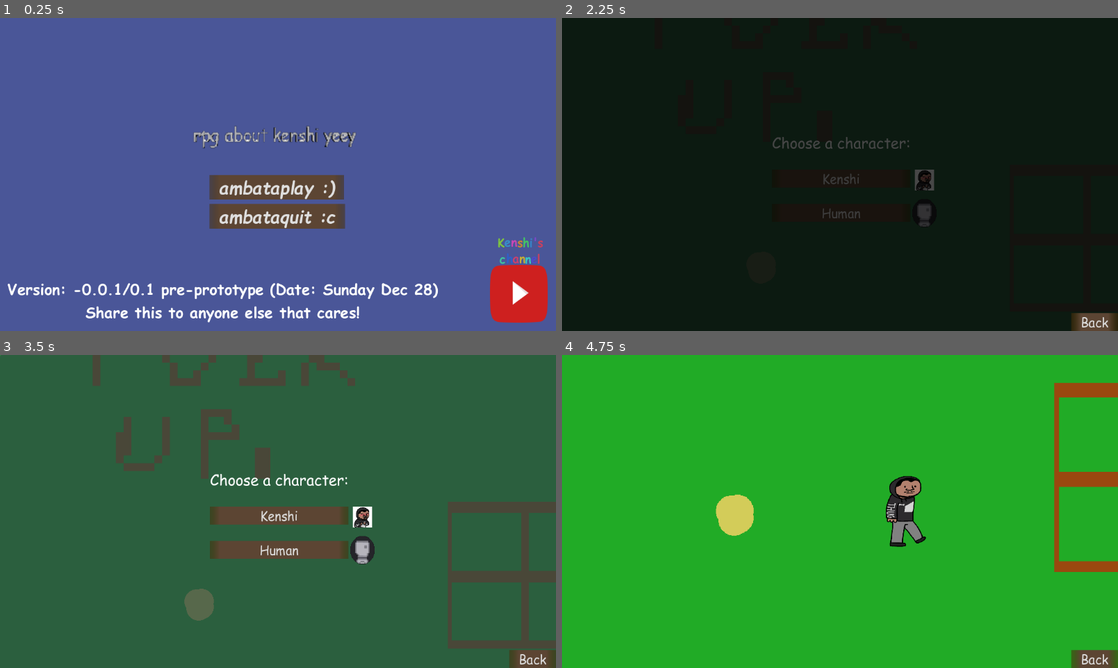
Above: before the commit, frames 1-4 (two rows, left to right).
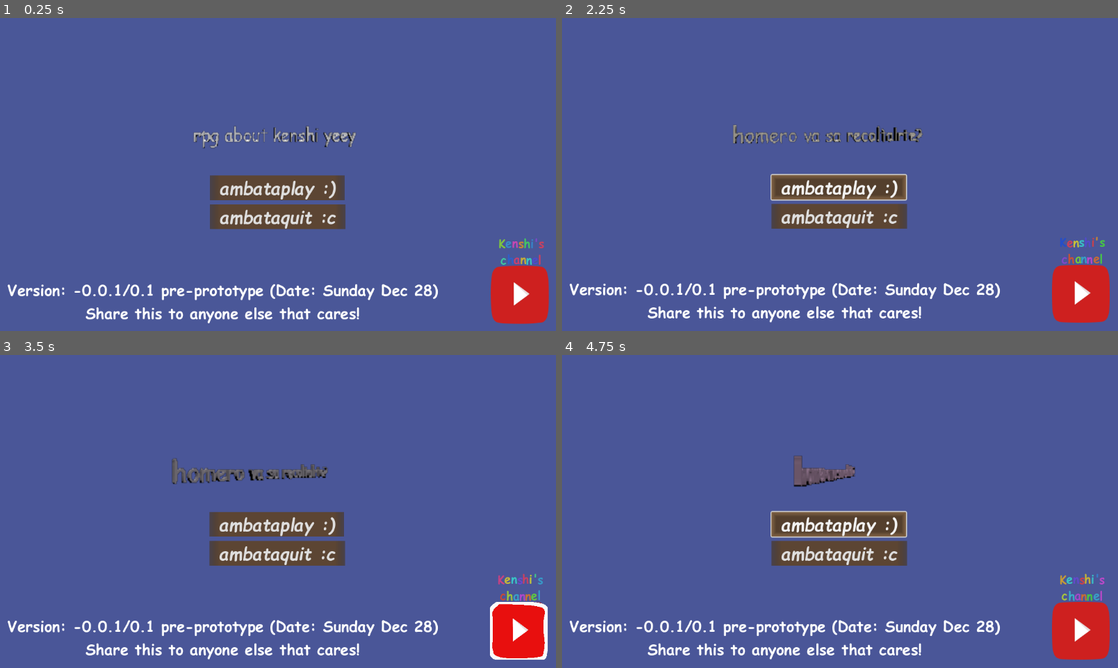
Above: after the commit, the same moments.

Repository: hukultan/-SUPER-Kenshi_RPG
Game: Godot game, scene res://scenes/new_main.tscn
Same seed, same stepped clock (60 frames per second), same inputs: the game is played once before the commit and once after it. Before the commit the project starts from res://scenes/main.tscn. Sound files missing from this copy of the repository are replaced by a short silence.
Inputs (mouse positions are in pixels of both pictures, inside the frame that each line leads up to):
- Up to frame 1 (0.25 s): no input
- Up to frame 2 (2.25 s): click "ambataplay :)" at 0.5 s; click "Back" at 1.25 s; click "ambataplay :)" at 2 s
- Up to frame 3 (3.5 s): click (517, 630) at 2.75 s, where only the run after the commit has a clickable "[b][shake][rainbow]Kenshi's c…"
- Up to frame 4 (4.75 s): click (840, 514) at 3.5 s, where only the run before the commit has a clickable "Kenshi"; tap Enter (ui_accept) at 4.25, 4.52 s; hold D (right) from 4.28 s (still down); hold Shift (run) from 4.28 s (still down)

The runs differ from the first frame. In frame 1, 2.9% of the frame differs, in the area x 1-99%, y 34-98%; in frame 2, 100%; in frame 3, 98%; in frame 4, 100%, in the area x 0-100%, y 0-100%.

Commit message:
"changes to codebase, refactored menu scene"

Diff:
--- a/project.godot
+++ b/project.godot
@@ -14,7 +14,7 @@
 config/description="rpg for kenshi"
 config/version="Version: -0.0.1/2 pre-prototype"
 config/tags=PackedStringArray("2d", "top_down_2d")
-run/main_scene="uid://2or36gkldphs"
+run/main_scene="uid://brr26j4osrngp"
 config/features=PackedStringArray("4.5", "Forward Plus")
 boot_splash/bg_color=Color(1, 1, 1, 1)
 boot_splash/use_filter=false
@@ -29,6 +29,7 @@
 
 [display]
 
+window/size/always_on_top=true
 window/stretch/mode="viewport"
 mouse_cursor/custom_image="uid://buy04n83arvup"
 mouse_cursor/custom_image_hotspot=Vector2(100, 10)
--- a/scenes/main.tscn
+++ b/scenes/main.tscn
@@ -51,7 +51,6 @@
 grow_horizontal = 0
 scale = Vector2(1.007, 1.208)
 mouse_filter = 2
-stretch = true
 
 [node name="SubViewport" type="SubViewport" parent="Node3D/SubViewportContainer"]
 transparent_bg = true
--- /dev/null
+++ b/scenes/new_main.tscn
@@ -0,0 +1,166 @@
+[gd_scene load_steps=12 format=3 uid="uid://brr26j4osrngp"]
+
+[ext_resource type="Theme" uid="uid://cu0i3br8dpd0r" path="res://resources/theme/main_theme.tres" id="1_ararw"]
+[ext_resource type="FontFile" uid="uid://ciapw41rsqeok" path="res://resources/font/COMICZ.TTF" id="1_s7rf8"]
+[ext_resource type="Script" uid="uid://b7mjykrmg1o0u" path="res://scripts/object/ui/control.gd" id="2_40j5d"]
+[ext_resource type="Texture2D" uid="uid://gmos3clovqoi" path="res://textures/other/yt_logo_tex.png" id="2_ararw"]
+[ext_resource type="Texture2D" uid="uid://0jlaxi5nwsuc" path="res://textures/other/yt_logo_focus_tex.png" id="3_ppyea"]
+[ext_resource type="FontFile" uid="uid://cxs7cd6vuqdpq" path="res://resources/font/COMICBD.TTF" id="4_40j5d"]
+[ext_resource type="FontFile" uid="uid://ktht01cntw0o" path="res://resources/font/COMIC.TTF" id="5_0v1x5"]
+[ext_resource type="Script" uid="uid://bsasnu5x610ew" path="res://scripts/object/ui/text_rotate.gd" id="6_sgfwp"]
+[ext_resource type="AudioStream" uid="uid://7viarjhqu3d2" path="res://resources/audio/quit.ogg" id="7_0v1x5"]
+
+[sub_resource type="TextMesh" id="TextMesh_wn0pi"]
+text = "if your reading this yr'oue st*pid"
+font = ExtResource("5_0v1x5")
+font_size = 22
+
+[sub_resource type="StandardMaterial3D" id="StandardMaterial3D_xxodg"]
+emission = Color(0.94269544, 0.9210767, 0.95183223, 1)
+
+[node name="Main" type="Node"]
+
+[node name="Control" type="Control" parent="."]
+layout_mode = 3
+anchors_preset = 15
+anchor_right = 1.0
+anchor_bottom = 1.0
+grow_horizontal = 2
+grow_vertical = 2
+theme = ExtResource("1_ararw")
+
+[node name="ColorRect" type="ColorRect" parent="Control"]
+layout_mode = 1
+anchors_preset = 15
+anchor_right = 1.0
+anchor_bottom = 1.0
+grow_horizontal = 2
+grow_vertical = 2
+color = Color(0.2901961, 0.34117648, 0.59607846, 1)
+
+[node name="MarginContainer" type="MarginContainer" parent="Control" node_paths=PackedStringArray("node_3d", "quit_button", "play_button", "youtube_button", "quit_audio")]
+layout_mode = 1
+anchors_preset = 15
+anchor_right = 1.0
+anchor_bottom = 1.0
+grow_horizontal = 2
+grow_vertical = 2
+theme_override_constants/margin_left = 15
+theme_override_constants/margin_top = 130
+theme_override_constants/margin_right = 15
+theme_override_constants/margin_bottom = 15
+script = ExtResource("2_40j5d")
+node_3d = NodePath("../../Node3D")
+quit_button = NodePath("VBoxContainer/QuitButton")
+play_button = NodePath("VBoxContainer/PlayButton")
+youtube_button = NodePath("YoutubeButton")
+quit_audio = NodePath("../QuitAudio")
+
+[node name="VBoxContainer" type="VBoxContainer" parent="Control/MarginContainer"]
+layout_mode = 2
+size_flags_horizontal = 4
+size_flags_vertical = 4
+theme_override_constants/separation = 9
+
+[node name="PlayButton" type="Button" parent="Control/MarginContainer/VBoxContainer"]
+layout_mode = 2
+size_flags_horizontal = 0
+size_flags_vertical = 4
+theme_override_fonts/font = ExtResource("1_s7rf8")
+theme_override_font_sizes/font_size = 36
+text = "ambataplay :)"
+
+[node name="QuitButton" type="Button" parent="Control/MarginContainer/VBoxContainer"]
+layout_mode = 2
+size_flags_horizontal = 8
+size_flags_vertical = 4
+theme_override_fonts/font = ExtResource("1_s7rf8")
+theme_override_font_sizes/font_size = 36
+toggle_mode = true
+text = "ambataquit :c"
+
+[node name="YoutubeButton" type="TextureButton" parent="Control/MarginContainer"]
+layout_mode = 2
+size_flags_horizontal = 8
+size_flags_vertical = 8
+texture_normal = ExtResource("2_ararw")
+texture_hover = ExtResource("3_ppyea")
+
+[node name="RichTextLabel" type="RichTextLabel" parent="Control/MarginContainer/YoutubeButton"]
+texture_filter = 1
+layout_mode = 1
+anchors_preset = -1
+anchor_left = 0.083000004
+anchor_top = -0.53300005
+anchor_right = 0.92800003
+offset_left = 0.03999901
+offset_top = -0.03998947
+offset_right = 5.6399994
+offset_bottom = 4.000004
+grow_horizontal = 2
+grow_vertical = 2
+theme_override_fonts/bold_font = ExtResource("4_40j5d")
+theme_override_font_sizes/bold_font_size = 24
+bbcode_enabled = true
+text = "[b][shake][rainbow]Kenshi's channel[/rainbow][/shake][b]"
+fit_content = true
+scroll_active = false
+context_menu_enabled = true
+horizontal_alignment = 1
+
+[node name="VersionText" type="Label" parent="Control/MarginContainer"]
+texture_filter = 1
+layout_mode = 2
+size_flags_horizontal = 0
+size_flags_vertical = 8
+theme_override_fonts/font = ExtResource("4_40j5d")
+theme_override_font_sizes/font_size = 31
+text = "Version: -0.0.1/0.1 pre-prototype (Date: Sunday Dec 28)
+Share this to anyone else that cares!"
+horizontal_alignment = 1
+
+[node name="QuitAudio" type="AudioStreamPlayer" parent="Control"]
+stream = ExtResource("7_0v1x5")
+pitch_scale = 0.97
+bus = &"SFX"
+
+[node name="Node3D" type="Node3D" parent="."]
+unique_name_in_owner = true
+
+[node name="MeshInstance3D" type="MeshInstance3D" parent="Node3D"]
+mesh = SubResource("TextMesh_wn0pi")
+surface_material_override/0 = SubResource("StandardMaterial3D_xxodg")
+script = ExtResource("6_sgfwp")
+
+[node name="SubViewportContainer" type="SubViewportContainer" parent="Node3D"]
+texture_filter = 1
+custom_minimum_size = Vector2(829.196, 344.371)
+anchors_preset = -1
+anchor_top = 0.009000001
+anchor_right = 1.0
+anchor_bottom = 0.744
+offset_top = -5.8320003
+offset_right = -8.439941
+offset_bottom = -84.112
+grow_horizontal = 0
+scale = Vector2(1.007, 1.208)
+mouse_filter = 2
+
+[node name="SubViewport" type="SubViewport" parent="Node3D/SubViewportContainer"]
+transparent_bg = true
+handle_input_locally = false
+scaling_3d_scale = 0.48
+anisotropic_filtering_level = 0
+oversampling = false
+size = Vector2i(1143, 398)
+render_target_update_mode = 4
+
+[node name="Camera3D" type="Camera3D" parent="Node3D/SubViewportContainer/SubViewport"]
+transform = Transform3D(1, 0, 0, 0, 1, 0, 0, 0, 1, 0, 0, 2.536245)
+cull_mask = 1047553
+fov = 55.3
+
+[node name="DirectionalLight3D" type="DirectionalLight3D" parent="Node3D"]
+transform = Transform3D(-0.866023, -0.433016, 0.250001, 0.45402, -0.471577, 0.755964, -0.20945, 0.768188, 0.604995, 1.13113, 3.7494, 0)
+light_cull_mask = 4294966273
+sky_mode = 1
--- a/scripts/object/main.gd
+++ b/scripts/object/main.gd
@@ -6,7 +6,6 @@
 var rand_chance: int = randi_range(21, 62)
 
 func _ready() -> void:
-	randomize()
 	PostProcessing.fade_in(0.3)
 	# Do the pop-up alert window
 	# Why? I dont freakyng know
--- a/scripts/object/ui/control.gd
+++ b/scripts/object/ui/control.gd
@@ -1,4 +1,4 @@
-extends Control
+extends MarginContainer
 
 
 ## Plays audio after pressing the quit button
@@ -6,36 +6,50 @@
 ## Opens a pop up window using your browser when the program closes
 @export var open_browser: bool = false
 ## Set the scene to change
-@export var next_scene: PackedScene
+@export var next_scene: PackedScene = preload("res://scenes/map_test.tscn")
 
-@onready var node_3d: Node3D = %Node3D
-@onready var margin_container: MarginContainer = $MarginContainer
+@export var node_3d: Node3D #= %Node3D
+@export var quit_button: Button
+@export var play_button: Button
+@export var youtube_button: TextureButton
+@export var quit_audio: AudioStreamPlayer
+
+func _ready() -> void:
+	quit_button.pressed.connect(_on_quit_button_pressed)
+	play_button.pressed.connect(_on_play_button_pressed)
+	youtube_button.pressed.connect(_on_youtube_button_pressed)
+
 
 func _on_play_button_pressed() -> void:
 	if next_scene != null:
 		# When we ambataplay
 		get_tree().change_scene_to_packed(next_scene)
-	else: printerr("The next scene variable is null!")
+	else:
+		printerr("The next scene variable is null!")
 
 	# I dont know why i wrote this but it ties the entire project
 	# If you delete the entire thing will become unplayable and it will ruin your /
 	# premature career, wanna know? just hit CTRL + V when you play it
 	#DisplayServer.clipboard_set("Kenshi is a cutie gooner")
 
+
 func _on_quit_button_pressed() -> void:
 	if wanna_hear_my_voice:
 		# Play the quit sequence also the audio yeah i forgor
-		$QuitAudio.play()
+		quit_audio.play()
 		# stop everything to process so youy cant escape the impending doom
 		# When the aduio finishes it will do some funny stuff
-		await $QuitAudio.finished
+		await quit_audio.finished
 	node_3d.process_mode = node_3d.PROCESS_MODE_DISABLED
-	margin_container.process_mode = margin_container.PROCESS_MODE_DISABLED
+	self.process_mode = self.PROCESS_MODE_DISABLED
+
 	if open_browser:
 		# funny link that opens your broser automatically
 		OS.shell_open("https://www.youtube.com/watch?v=X2WH8mHJnhM&list=RDX2WH8mHJnhM")
+
 	# free robucks 100% true not fake wont close the program trust bro
 	Quit.quit()
+
 
 func _on_youtube_button_pressed() -> void:
 	# Send the poor soul who touches this button to hell
--- a/scripts/object/ui/text_rotate.gd
+++ b/scripts/object/ui/text_rotate.gd
@@ -22,25 +22,30 @@
 	var text_mesh := self.mesh
 	# set a random string from the variable and set it to the mesh
 	text_mesh.text = random_text[randi() % random_text.size()]
-	pass
+
 
 func _process(delta: float) -> void:
 	# Rotate the model every frame to get that kool effect
 	await get_tree().process_frame
 	self.rotate_y(ROTATE_SPEED * delta)
 	_change_material_color(0.6)
-	pass
+
 
 func _change_material_color(time_speed: float) -> void:
-	if tween: tween.kill()
-	var material := self.get_active_material(0)
+	if tween:
+		tween.kill()
+
+	var material : Material = self.get_active_material(0)
+
 	if material == null:
-		printerr("Material "+str(material)+" of mesh "+self.get_name()+" is null!")
+		printerr("Material " + str(material) + " of mesh " + self.get_name() + " is null!")
 		return
+
 	if !color_enabled:
 		material.albedo_color = Color.WHITE
 		material.resource_local_to_scene = false
 		return
+
 	elif material != null:
 		tween = create_tween()
 		var rand_color: Color = Color(randf(), randf(), randf(), 1.0)
